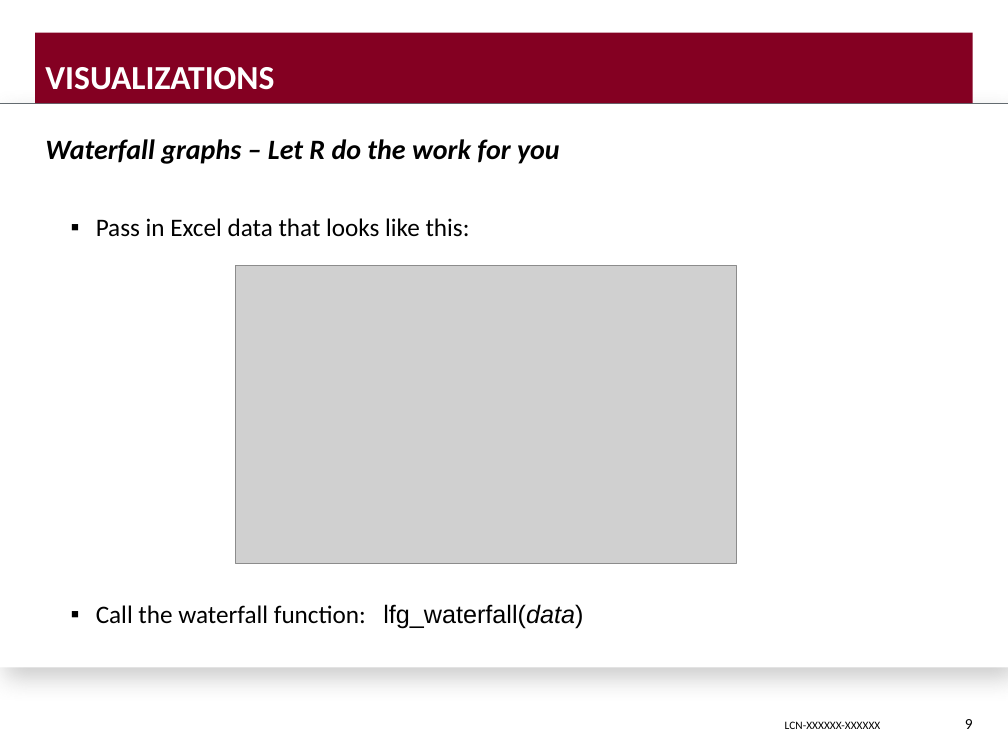
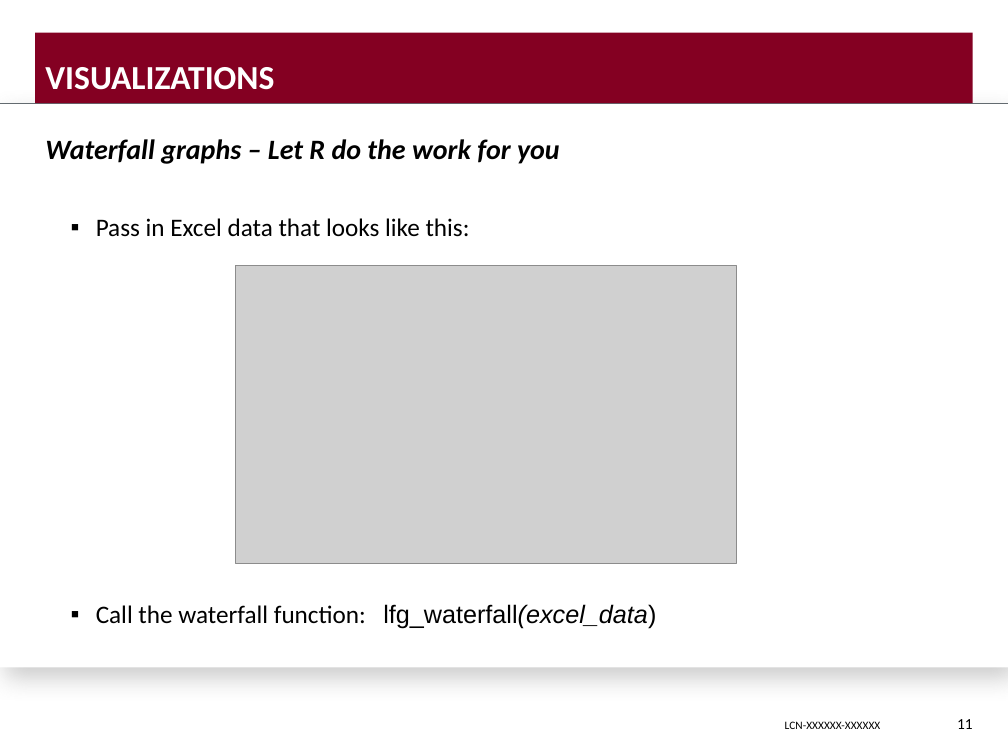
Before and after one commit to DavisVaughan/slides, a slide deck: slide 11 of final-presentation/final-presentation-davis-vaughan.pptx (slide 9 before the commit). Drawn at 1008x756 pixels with LibreOffice and Linux fonts; fonts in the diff are those of the drawing; grey boxes stand for pictures; background and template pictures are left out. Boxes give left, top, right and bottom in pixels: in the first picture for what was removed or moved away, otherwise in the second. Text is boxed around its words. In the diff, an @@ line names an element or a change of style, - is before the commit and + after.

```diff
--- a/final-presentation/final-presentation-davis-vaughan.pptx
+++ b/final-presentation/final-presentation-davis-vaughan.pptx
@@ text at <box>96,604,656,629</box>: text changed @@
-  ▪ Call the waterfall function: lfg_waterfall(data)
+  ▪ Call the waterfall function: lfg_waterfall(excel_data)
@@ page number at <box>957,719,973,729</box>: text changed @@
-9
+11
```
Also in this commit, not shown: 11 other slides changed, 2 slides added, 3 slides removed, 2 other files.
